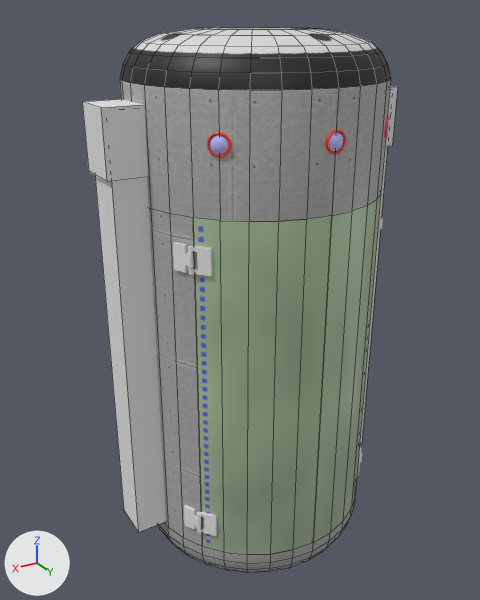
The FBX model Assets/inline-hangar-2.fbx, before and after one commit.
One viewpoint serves both versions: a 50 mm lens placed at (0.07, 0.1114, 0.0301), pointed at (0.002, -0.002, -0.0266). The lights are fixed; the arrows at lower left show +X, +Y and +Z. Mesh edges are drawn as thin lines on the coarser meshes. Objects named as collision shapes, trigger or cutter boxes, shadow casters or lower levels of detail are left out. Where no turn or scale is listed for an object, it has been applied to the vertices. Vertices at the same position are counted once.

Objects in the first picture: 'airlock', 'inline-hangar-2', 'ladder-trigger', 'ladder-trigger_001', 'left-gate', 'right-gate'.
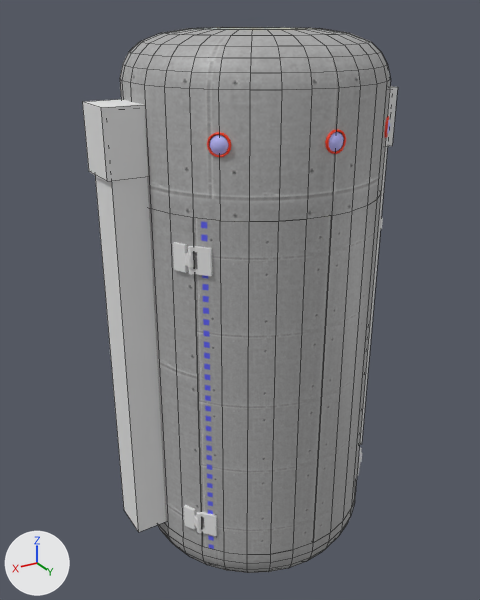
What differs and where, as boxes (x1, y1, x2, y2) in the pictures (480 x 600 px):
'left-gate', recoloured, surface changed (green to grey): (193, 216, 331, 555) in both
'right-gate', recoloured, surface changed: (313, 197, 380, 542) in both
part 1 of me_inline_hangar_2, surface changed: (120, 27, 390, 556) in both
part 2 of me_right_gate, surface changed: (313, 194, 381, 542) in both

The edits, one by one:
Material 'gate__inline-hangar_png' (mat_gate__inline_hangar_png) is new.
Its texture is img_inline_hangar_png (with its transparency).
me_left_gate has 16 vertices, 10 faces and spans x -0.0104..0.0104, y -0.0056..0.0056, z -0.0359..0.0359.
me_left_gate is used by ob_left_gate; location (0.0104, 0.0194, -0.0374).
me_left_gate no longer uses material mat_gate__inline_hangar_gate_png (picture img_inline_hangar_gate_png).
me_left_gate part 3: texture (UV) coordinates of 10 of 10 faces, centred in x -0.0104..0.0098, y -0.0056..0.0053, z -0.0359..0.0359, changed; they spanned u 0.0..0.63, v 0.0..1.0 and now span u 0.59..1.0, v 0.74..1.0.
me_left_gate now uses material mat_gate__inline_hangar_png (picture img_inline_hangar_png).
me_inline_hangar_2 is used by ob_inline_hangar_2; location (0.0, 0.0, 0.0); rotation (0.0, 0.0, 3.142), in degrees (0, 0, 180); scale (0.01, 0.01, 0.01).
me_inline_hangar_2 had 476 vertices, 458 faces and spanned x -2.5..2.5, y -2.5..2.5, z -8.4..2.77.
me_inline_hangar_2 now has 604 vertices, 586 faces and spans x -2.5..2.5, y -2.5..2.5, z -8.4..2.77.
me_inline_hangar_2 part 1: 429 kept faces spanning x -2.5..2.5, y -2.5..2.5, z -8.4..2.77 get new texture (UV) coordinates.
me_right_gate has 16 vertices, 10 faces and spans x -0.0104..0.0104, y -0.0056..0.0056, z -0.0359..0.0359.
me_right_gate is used by ob_right_gate; location (-0.0104, 0.0194, -0.0374).
me_right_gate no longer uses material mat_gate__inline_hangar_gate_png (picture img_inline_hangar_gate_png).
me_right_gate part 2: texture (UV) coordinates of 10 of 10 faces, centred in x -0.0098..0.0104, y -0.0056..0.0053, z -0.0359..0.0359, changed; they spanned u 0.0..0.63, v 0.0..1.0 and now span u 0.59..1.0, v 0.74..1.0.
me_right_gate now uses material mat_gate__inline_hangar_png (picture img_inline_hangar_png).
